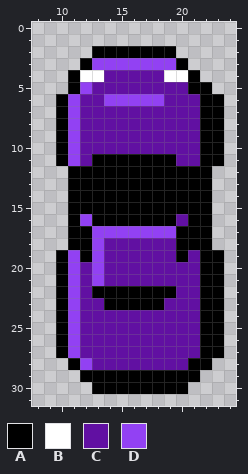
Pixel-art sprite, stored at city game/game_sprites/car_up.png. The first picture shows the starting point.
The file is 32x32 pixels. Shown: x 8..24, y 0..31.
Palette (. is transparent): A #000000  B #ffffff  C #6110a2  D #9241f3
Pixels before, first column x 10:
 2 ...AAAAAAA....
 3 ..ADDDDDDDA...
 4 .ABBCCCCCBBA..
 5 .ADCCCCCCCCAA.
 6 ADCCDDDDDCCCAA
 7 ADCCCCCCCCCCAA
 8 ADCCCCCCCCCCAA
 9 ADCCCCCCCCCCAA
10 ADCCCCCCCCCCAA
11 ADCAAAAAAACCAA
12 .AAAAAAAAAAAA.
13 .AAAAAAAAAAAA.
14 .AAAAAAAAAAAA.
15 .AAAAAAAAAAAA.
16 .ADAAAAAAACAA.
17 .AADDDDDDDAAA.
18 .AADCCCCCCAAA.
19 ADADCCCCCCACAA
20 ADCDCCCCCCCCAA
21 ADCDCCCCCCCCAA
22 ADCAAAAAAACCAA
23 ADCCAAAAACCCAA
24 ADCCCCCCCCCCAA
25 ADCCCCCCCCCCAA
26 ADCCCCCCCCCCAA
27 ADCCCCCCCCCCAA
28 .ADCCCCCCCCAA.
29 ..AAAAAAAAAA..
30 ...AAAAAAAA...
After the commit:
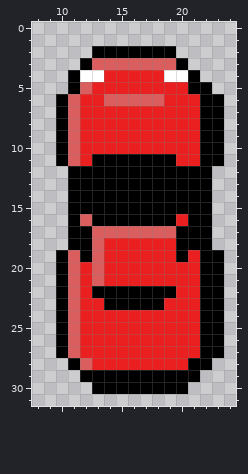
Changes in this commit:
colour C: #6110a2 -> #ea2020
colour D: #9241f3 -> #db5e5e
Changed places in both pictures, as pixel boxes (x1, y1, x2, y2):
changed: (68, 58, 200, 166)
changed: (68, 214, 200, 370)
